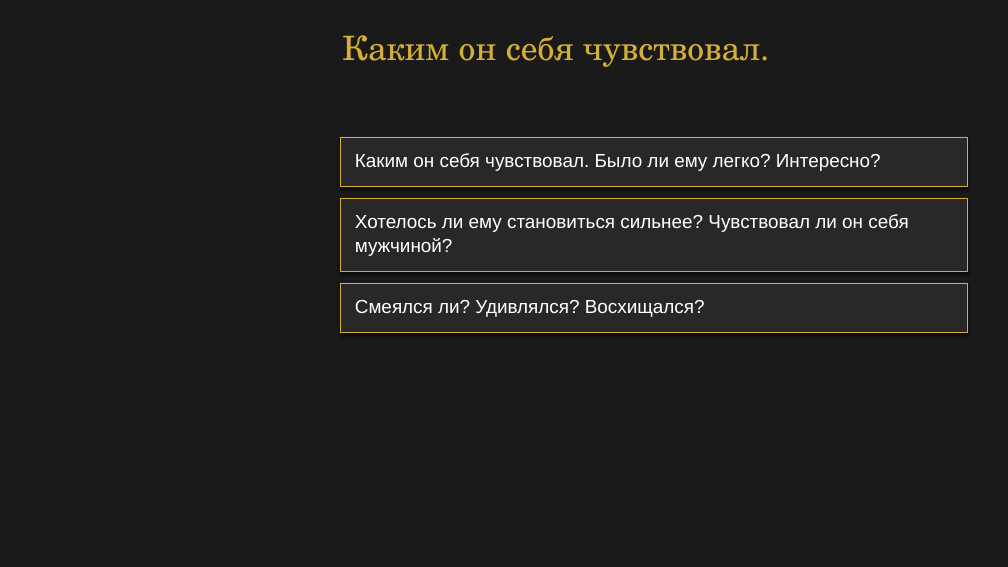
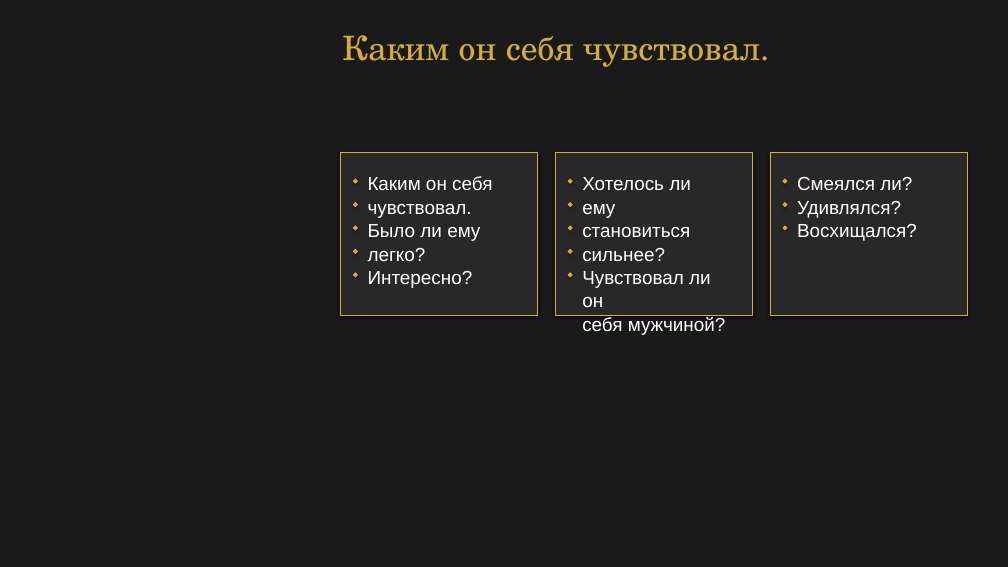
Before and after one commit to babylonofkommod-ai/-, a slide deck: slide 7 of Ваш Кристалл незабываемости.pptx. Drawn at 1008x567 pixels with LibreOffice and Linux fonts; fonts in the diff are those of the drawing. Boxes give left, top, right and bottom in pixels: in the first picture for what was removed or moved away, otherwise in the second. Text is boxed around its words. In the diff, an @@ line names an element or a change of style, - is before the commit and + after.

```diff
--- a/Ваш Кристалл незабываемости.pptx
+++ b/Ваш Кристалл незабываемости.pptx
@@ rectangle removed at (x1=340, y1=137, x2=968, y2=188) @@
@@ rectangle removed at (x1=341, y1=137, x2=968, y2=187) @@
@@ rectangle added at (x1=340, y1=152, x2=538, y2=315), fill #282828 @@
@@ rectangle added at (x1=341, y1=153, x2=538, y2=315), fill #282828, outline #D4AF37 0.5 pt @@
@@ diamond added at (x1=353, y1=178, x2=358, y2=184), fill #D4AF37 @@
@@ text at (x1=368, y1=176, x2=492, y2=288): text changed @@
-Каким он себя чувствовал. Было ли ему легко? Интересно?
+Каким он себя
+чувствовал.
+Было ли ему
+легко?
+Интересно?
@@ rectangle resized from (x1=340, y1=198, x2=968, y2=272) to (x1=555, y1=152, x2=753, y2=315) @@
@@ rectangle resized from (x1=341, y1=198, x2=968, y2=271) to (x1=556, y1=153, x2=752, y2=315) @@
@@ diamond added at (x1=568, y1=178, x2=573, y2=184), fill #D4AF37 @@
@@ text at (x1=582, y1=177, x2=726, y2=335): text changed @@
-Хотелось ли ему становиться сильнее? Чувствовал ли он себя
-мужчиной?
+Хотелось ли ему
+становиться
+сильнее?
+Чувствовал ли он
+себя мужчиной?
@@ rectangle added at (x1=770, y1=152, x2=968, y2=315), fill #282828 @@
@@ rectangle added at (x1=771, y1=153, x2=967, y2=315), fill #282828, outline #D4AF37 0.5 pt @@
@@ diamond added at (x1=783, y1=178, x2=788, y2=184), fill #D4AF37 @@
@@ text at (x1=797, y1=177, x2=917, y2=241): text changed @@
-Смеялся ли? Удивлялся? Восхищался?
+Смеялся ли?
+Удивлялся?
+Восхищался?
@@ diamond added at (x1=353, y1=202, x2=358, y2=207), fill #D4AF37 @@
@@ diamond added at (x1=568, y1=202, x2=573, y2=207), fill #D4AF37 @@
@@ diamond added at (x1=783, y1=202, x2=788, y2=207), fill #D4AF37 @@
@@ diamond added at (x1=353, y1=225, x2=358, y2=231), fill #D4AF37 @@
@@ diamond added at (x1=568, y1=225, x2=573, y2=231), fill #D4AF37 @@
@@ diamond added at (x1=783, y1=225, x2=788, y2=231), fill #D4AF37 @@
@@ diamond added at (x1=353, y1=249, x2=358, y2=254), fill #D4AF37 @@
@@ diamond added at (x1=568, y1=249, x2=573, y2=254), fill #D4AF37 @@
@@ rectangle removed at (x1=340, y1=283, x2=968, y2=333) @@
@@ rectangle removed at (x1=341, y1=283, x2=968, y2=333) @@
@@ diamond added at (x1=353, y1=272, x2=358, y2=278), fill #D4AF37 @@
@@ diamond added at (x1=568, y1=272, x2=573, y2=278), fill #D4AF37 @@
```
Also in this commit, not shown: 21 other slides changed, 3 other files.
